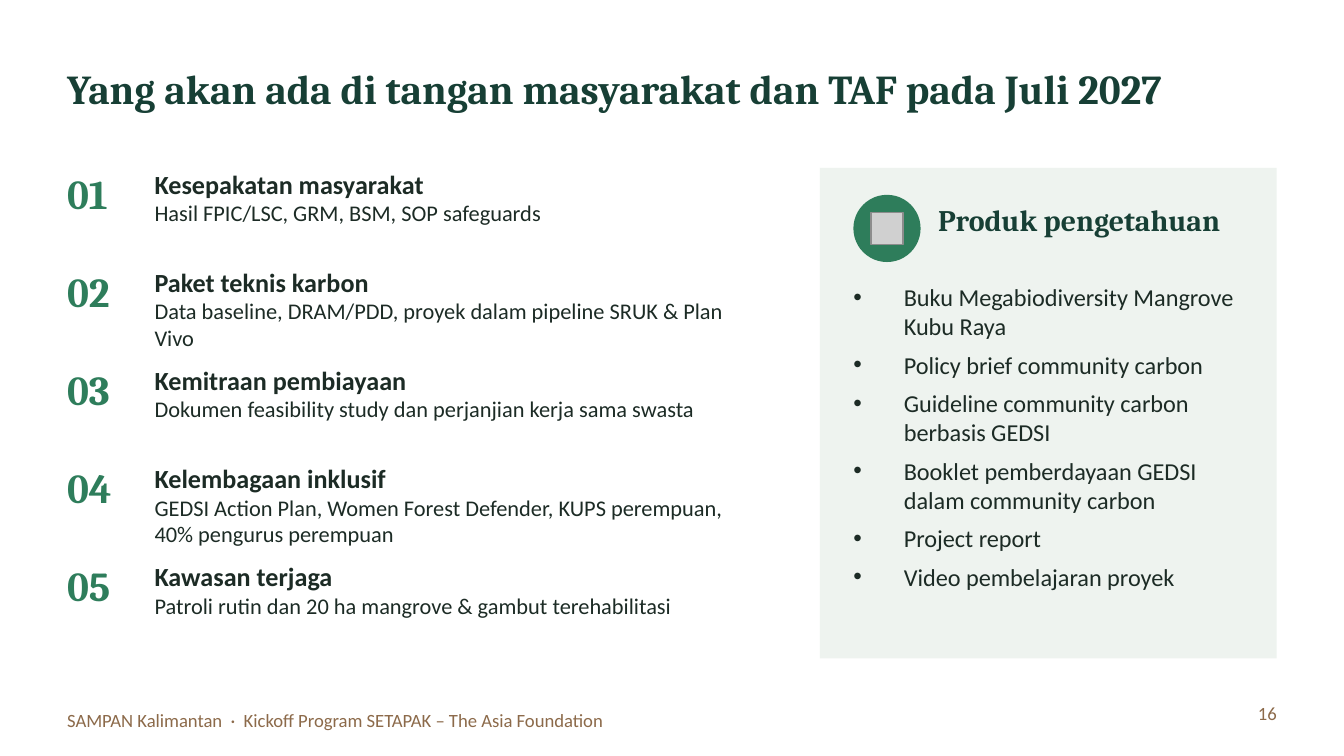
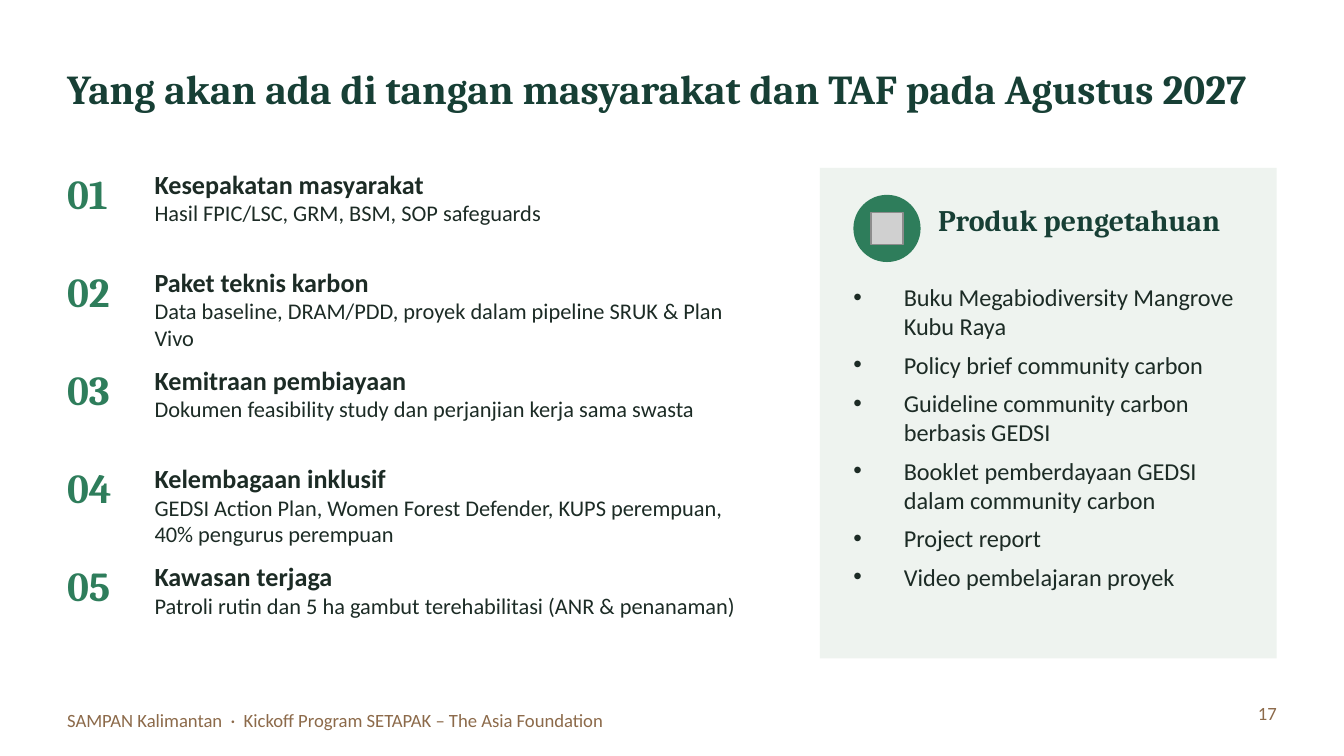
Before and after one commit to revoliaaa/revi, a slide deck: slide 17 of Kickoff_SETAPAK_SAMPAN_Kalimantan.pptx (slide 16 before the commit). Drawn at 1344x756 pixels with LibreOffice and Linux fonts; fonts in the diff are those of the drawing; grey boxes stand for pictures. Boxes give left, top, right and bottom in pixels: in the first picture for what was removed or moved away, otherwise in the second. Text is boxed around its words. In the diff, an @@ line names an element or a change of style, - is before the commit and + after.

```diff
--- a/Kickoff_SETAPAK_SAMPAN_Kalimantan.pptx
+++ b/Kickoff_SETAPAK_SAMPAN_Kalimantan.pptx
@@ title at (67,75,1247,113): text changed @@
-Yang akan ada di tangan masyarakat dan TAF pada Juli 2027
+Yang akan ada di tangan masyarakat dan TAF pada Agustus 2027
@@ text at (155,598,735,618): text changed @@
-Patroli rutin dan 20 ha mangrove & gambut terehabilitasi
+Patroli rutin dan 5 ha gambut terehabilitasi (ANR & penanaman)
@@ page number at (1258,708,1277,720): text changed @@
-16
+17
```
Also in this commit, not shown: 5 other slides changed, 2 slides added, 1 slide removed.
